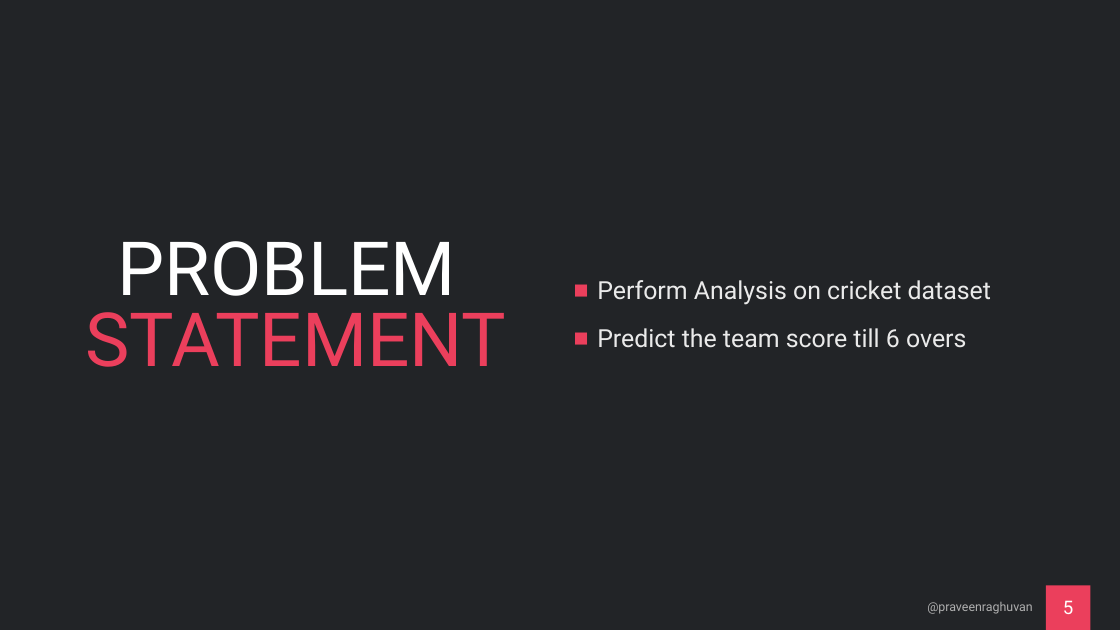
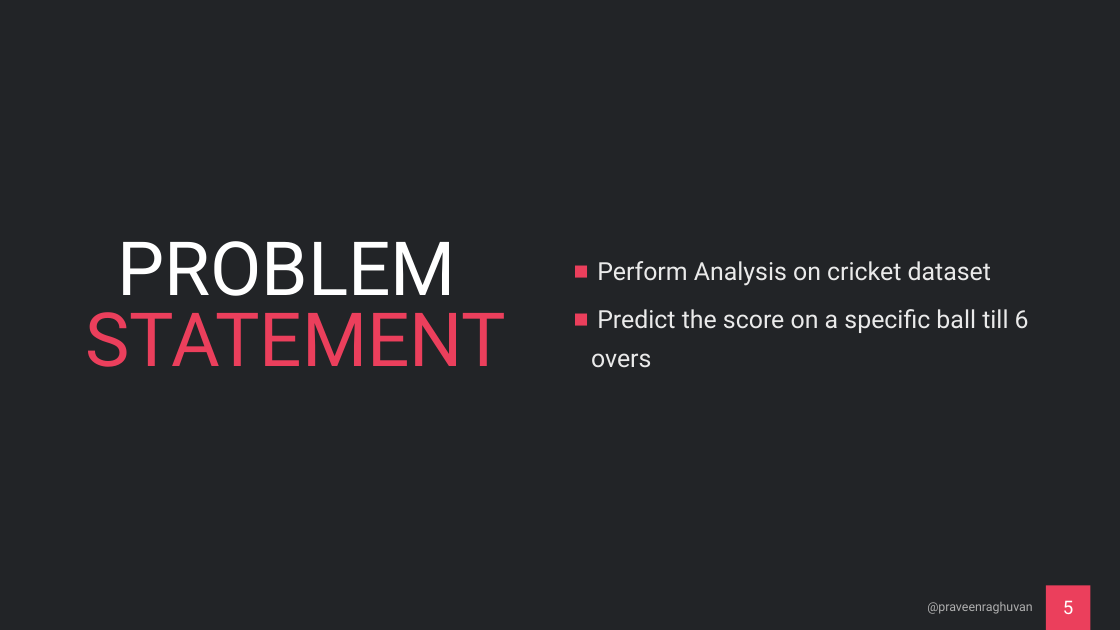
Before and after one commit to praveenraghuvanshi/tech-sessions, a slide deck: slide 5 of 08022022-Developer-Week-2022/cricket-analytics.pptx. Drawn at 1120x630 pixels with LibreOffice and Linux fonts; fonts in the diff are those of the drawing. Boxes give left, top, right and bottom in pixels: in the first picture for what was removed or moved away, otherwise in the second. Text is boxed around its words. In the diff, an @@ line names an element or a change of style, - is before the commit and + after.

Commit message:
Update CricketAnalysis.ipynb, cricket-analytics.pdf, and cricket-analytics.pptx

```diff
--- a/08022022-Developer-Week-2022/cricket-analytics.pptx
+++ b/08022022-Developer-Week-2022/cricket-analytics.pptx
@@ text at <box>591,309,1029,368</box>: text changed @@
-■ Predict the team score till 6 overs
+■ Predict the score on a specific ball till 6 overs
```
Also in this commit, not shown: 2 other files.
